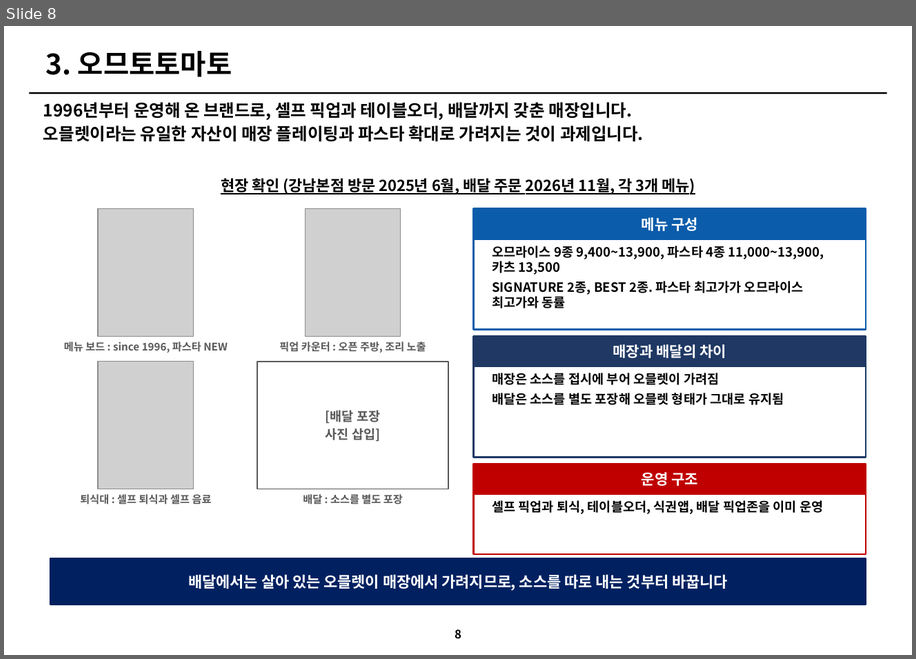
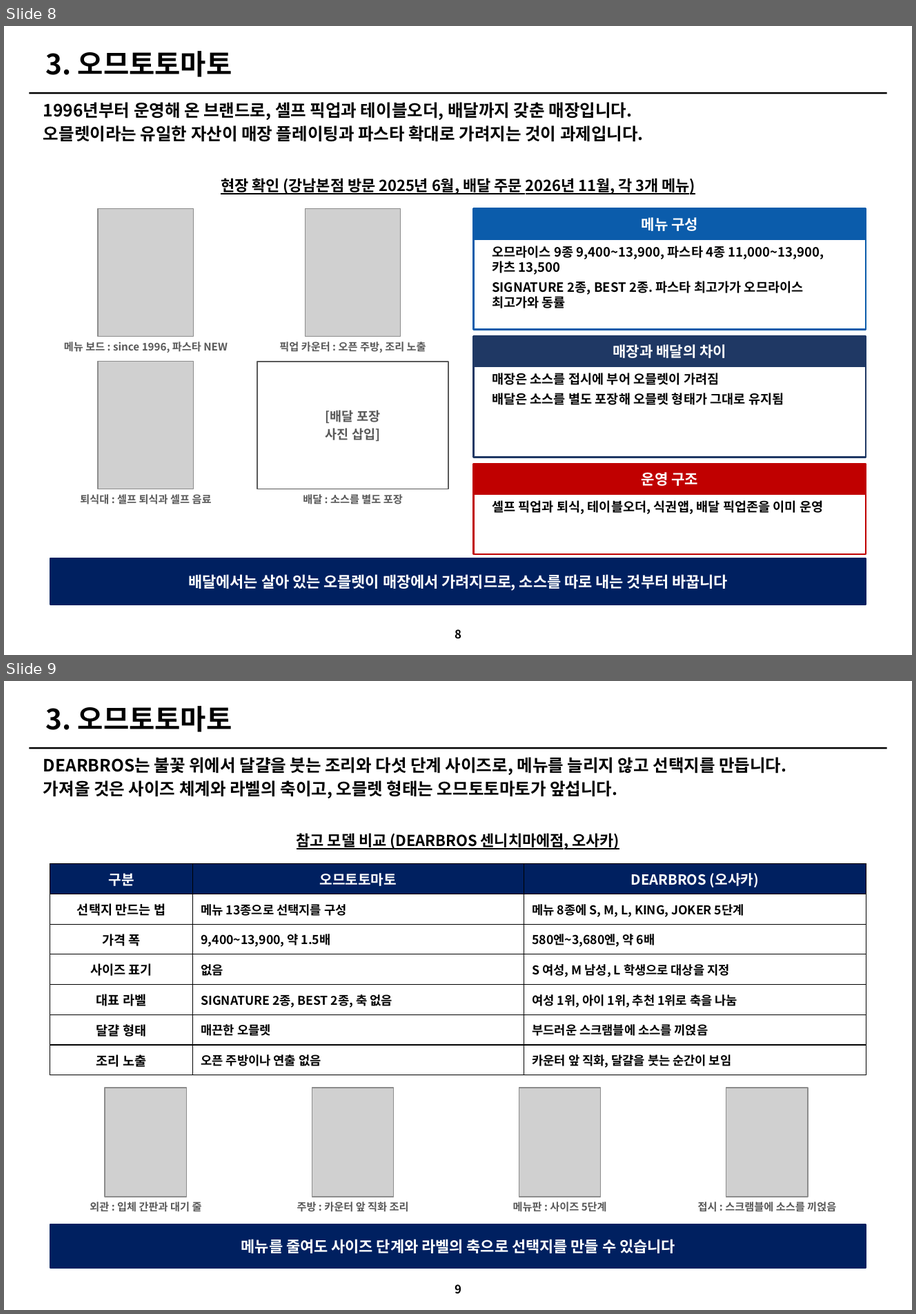
Before and after one commit to grandnim-wq/Claude, a slide deck: 아모제_3개브랜드_개선전략_v3.pptx. Shown one above the other, each under a label of ours: slide 8 before the commit, slides 8 and 9 after it. The pictures are 916x659 and 916x1314 pixels, drawn with LibreOffice and Linux fonts; fonts in the diff are those of the drawing; grey boxes stand for pictures. Boxes give left, top, right and bottom in pixels: in the first picture for what was removed or moved away, otherwise in the second. Text is boxed around its words. In the diff, an @@ line names an element or a change of style, - is before the commit and + after.

```diff
--- a/아모제_3개브랜드_개선전략_v3.pptx
+++ b/아모제_3개브랜드_개선전략_v3.pptx
@@ slide 9 added at (4,681,912,1310), background #FFFFFF; not listed: 1 template element that a slide beside it also shows @@
@@ title added at (46,706,232,732), 24 pt, text #000000, bold @@
+3. 오므토토마토
@@ text added at (43,757,786,798), 14.5 pt, text #000000, bold @@
+DEARBROS는 불꽃 위에서 달걀을 붓는 조리와 다섯 단계 사이즈로, 메뉴를 늘리지 않고 선택지를 만듭니다.
+가져올 것은 사이즈 체계와 라벨의 축이고, 오믈렛 형태는 오므토토마토가 앞섭니다.
@@ text added at (297,831,620,850), 13 pt, text #000000, bold, underline @@
+참고 모델 비교 (DEARBROS 센니치마에점, 오사카)
@@ table added at (50,864,866,1075), 7 rows, 3 columns @@
+구분 | 오므토토마토 | DEARBROS (오사카)
+선택지 만드는 법 | 메뉴 13종으로 선택지를 구성 | 메뉴 8종에 S, M, L, KING, JOKER 5단계
+가격 폭 | 9,400~13,900, 약 1.5배 | 580엔~3,680엔, 약 6배
+사이즈 표기 | 없음 | S 여성, M 남성, L 학생으로 대상을 지정
+대표 라벨 | SIGNATURE 2종, BEST 2종, 축 없음 | 여성 1위, 아이 1위, 추천 1위로 축을 나눔
+달걀 형태 | 매끈한 오믈렛 | 부드러운 스크램블에 소스를 끼얹음
+조리 노출 | 오픈 주방이나 연출 없음 | 카운터 앞 직화, 달걀을 붓는 순간이 보임
@@ picture added at (105,1087,186,1196) @@
@@ picture added at (312,1087,393,1196) @@
@@ picture added at (519,1087,600,1196) @@
@@ picture added at (726,1087,807,1196) @@
@@ text added at (90,1200,202,1214), 9 pt, text #595959, bold @@
+외관 : 입체 간판과 대기 줄
@@ text added at (297,1201,409,1212), 9 pt, text #595959, bold @@
+주방 : 카운터 앞 직화 조리
@@ text added at (513,1201,607,1212), 9 pt, text #595959, bold @@
+메뉴판 : 사이즈 5단계
@@ text added at (698,1201,836,1212), 9 pt, text #595959, bold @@
+접시 : 스크램블에 소스를 끼얹음
@@ rectangle added at (50,1224,866,1268), fill #002060, outline #002060 1 pt @@
@@ text added at (241,1239,675,1253), 13 pt, text #FFFFFF, bold @@
+메뉴를 줄여도 사이즈 단계와 라벨의 축으로 선택지를 만들 수 있습니다
@@ page number added at (455,1284,461,1294), 10 pt, text #000000, bold @@
+9
```
Also in this commit, not shown: 1 slide changed, 5 other files.
